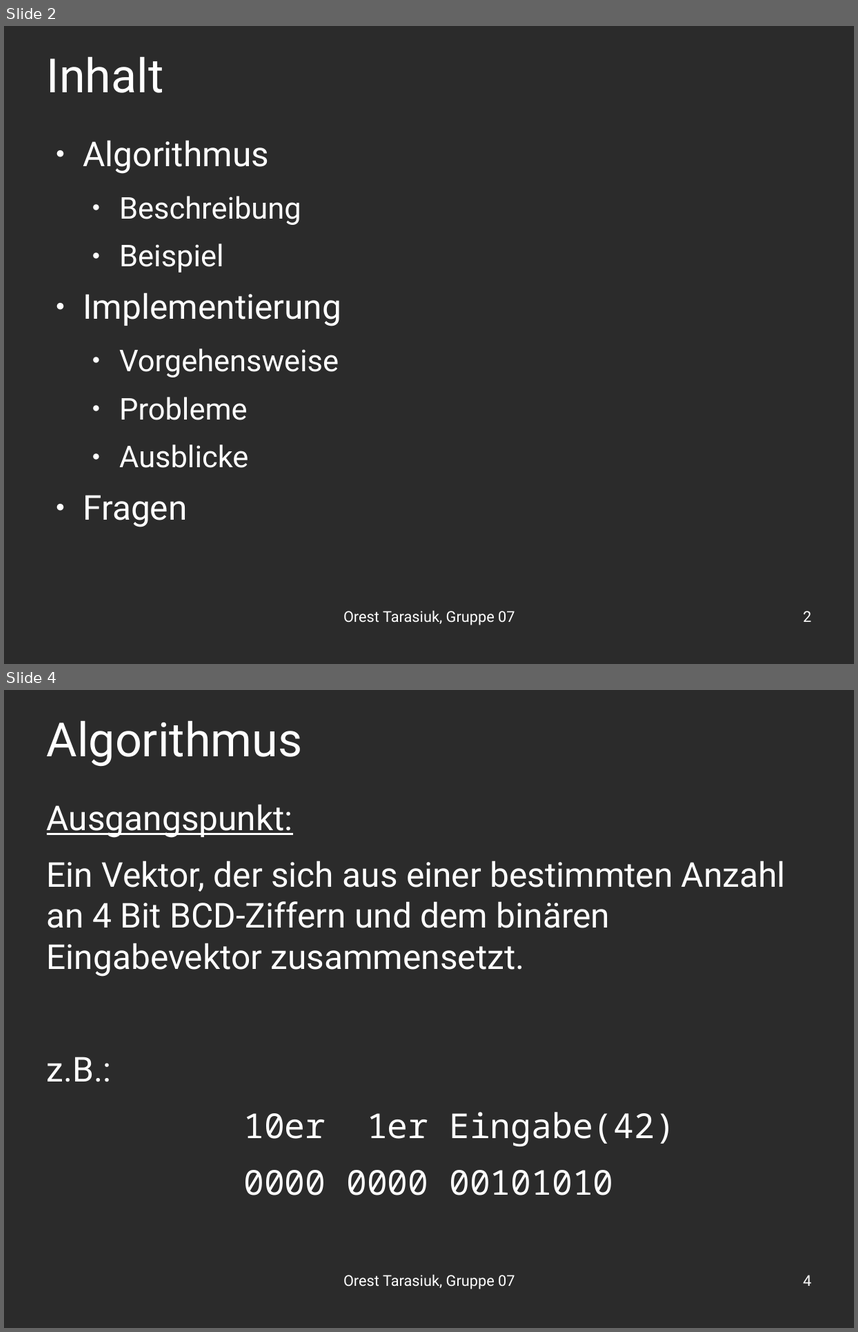
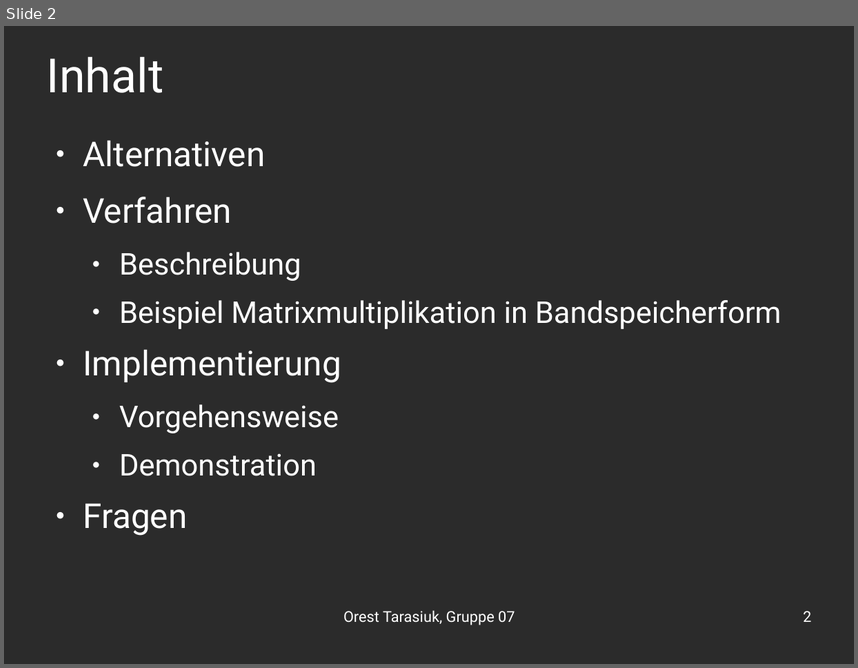
Before and after one commit to OrestTa/etip, a slide deck: Projekt2/Vortrag/vortrag2.odp. Shown one above the other, each under a label of ours: slides 2 and 4 before the commit, slide 2 after it; the slides between them are not shown. The pictures are 858x1332 and 858x668 pixels, drawn with LibreOffice and Linux fonts; fonts in the diff are those of the drawing; background and template pictures are left out; a plain dark background stands for a picture behind light text. Boxes give left, top, right and bottom in pixels: in the first picture for what was removed or moved away, otherwise in the second. Text is boxed around its words. In the diff, an @@ line names an element or a change of style, - is before the commit and + after.

```diff
--- a/Projekt2/Vortrag/vortrag2.odp
+++ b/Projekt2/Vortrag/vortrag2.odp
@@ slide 4 removed at [4,690,854,1328], background picture (left out) @@
@@ title removed at [47,720,303,767] @@
-Algorithmus
@@ text removed at [47,804,786,1195] @@
-Ausgangspunkt:
-Ein Vektor, der sich aus einer bestimmten Anzahl an 4 Bit BCD-Ziffern und dem binären Eingabevektor zusammensetzt.
-z.B.:
-10er 1er Eingabe(42)
-0000 0000 00101010
@@ text removed at [343,1274,515,1289] @@
-Orest Tarasiuk, Gruppe 07
@@ page number removed at [803,1274,811,1285] @@
-4
@@ slide 2 changed as well @@
@@ text at [83,140,265,223]: text changed @@
-● Algorithmus
+● Alternativen
+● Verfahren
@@ text at [119,300,782,329]: text changed @@
-  ● Beispiel
+  ● Beispiel Matrixmultiplikation in Bandspeicherform
@@ text at [119,453,317,476]: text changed @@
-  ● Probleme
-  ● Ausblicke
+  ● Demonstration
```
Also in this commit, not shown: 3 other slides changed, 8 slides added, 15 other slides removed.
